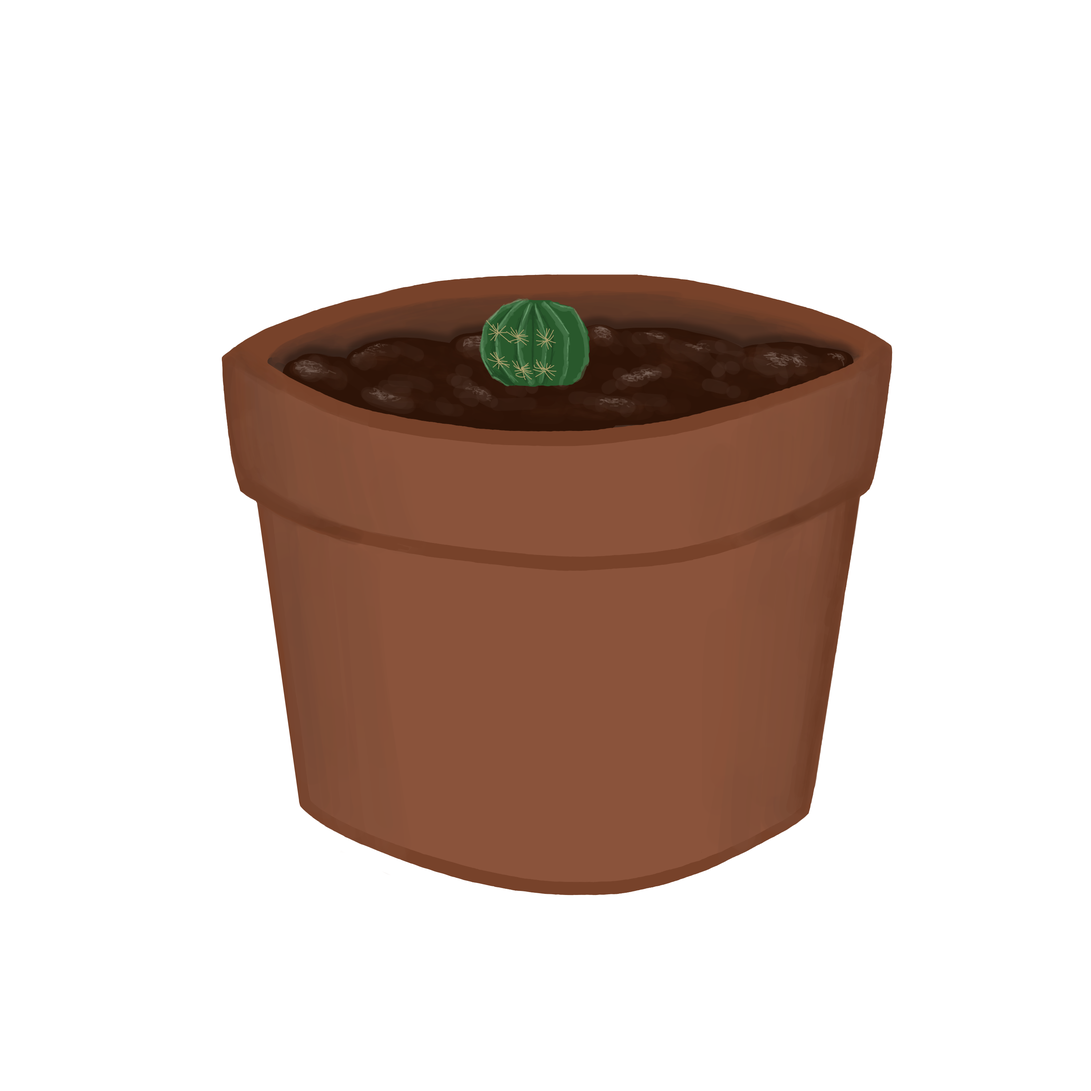
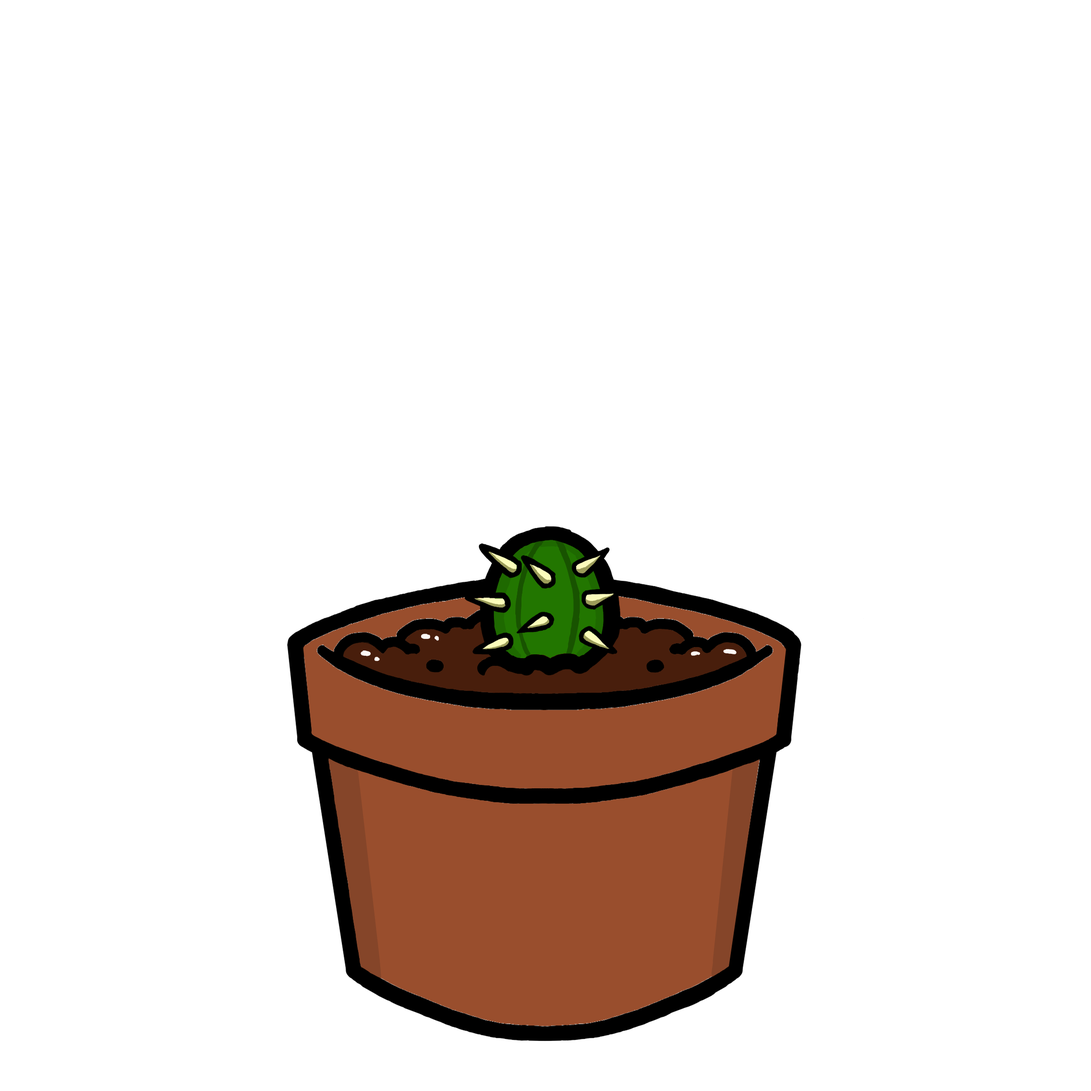
Before/after of a (1091, 1091) layered artwork. What changed in the layer stack:
removed layer "Paint Layer 7" over [465, 302, 559, 396]
removed layer "Paint Layer 6" over [465, 279, 606, 396]
removed group "Group 5" (2 layers) over [221, 274, 893, 955]
removed layer "Paint Layer 3" from group "Group 5" over [256, 302, 885, 466]
removed layer "Paint Layer 2" from group "Group 5" over [221, 274, 893, 955]
added layer "Paint Layer 11 Merged" above "Paint Layer 10" over [442, 512, 629, 676]
added layer "Paint Layer 10" above "Paint Layer 9" over [465, 512, 629, 699]
added layer "Paint Layer 9" above "Paint Layer 1" over [279, 558, 865, 1042]
painted on "Paint Layer 1" over [838, 535, 856, 559]
